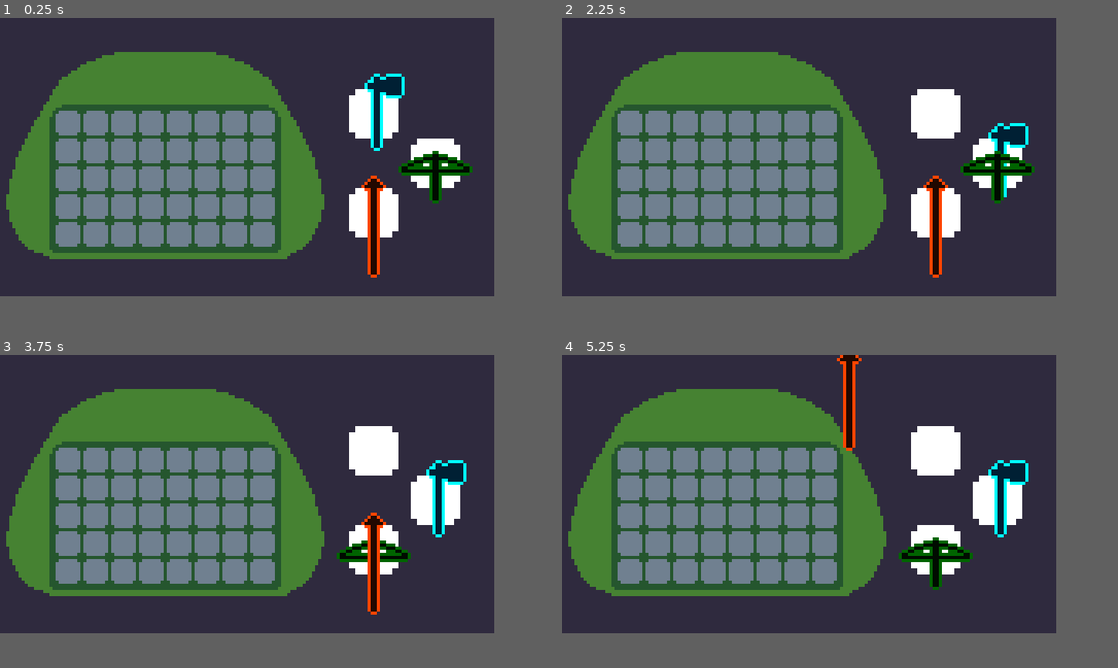
Above: before the commit, frames 1-4 (two rows, left to right).
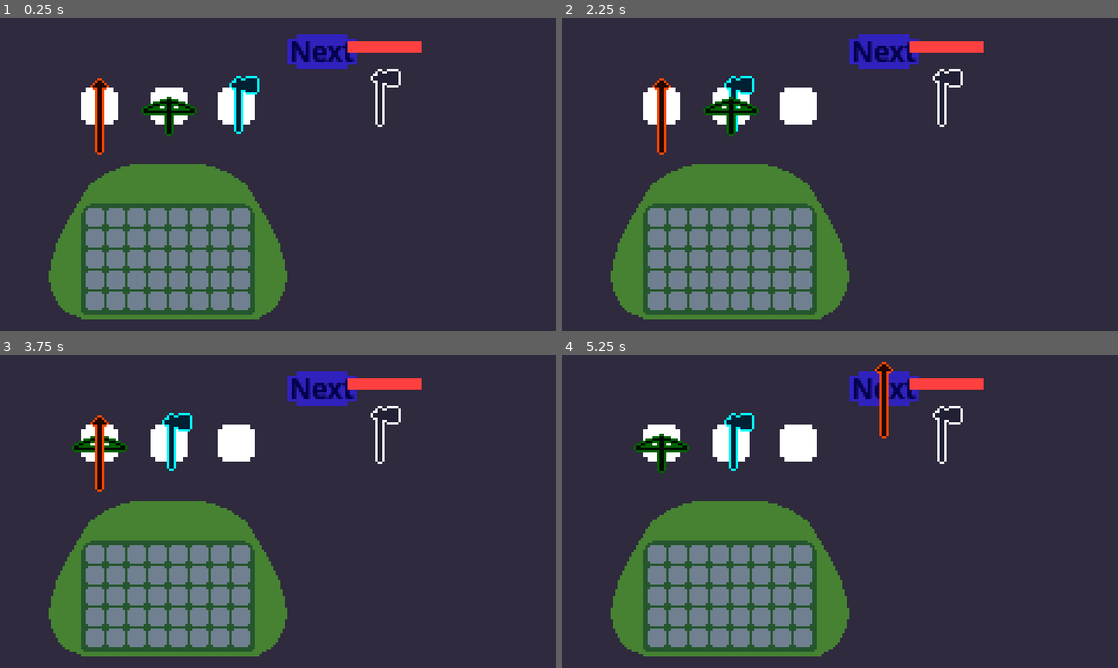
Above: after the commit, the same moments.

Repository: ilasaigues/LD-limited_space
Game: Godot game, scene res://gameplay.tscn
The game is run twice, just before and just after one commit, with the same random seed, the same clock (stepped at 60 frames per second) and the same inputs.
Inputs (mouse positions are in pixels of both pictures, inside the frame that each line leads up to; where the layout moved, square brackets give the same spot in the first picture):
- Up to frame 1 (0.25 s): no input
- Up to frame 2 (2.25 s): click (773, 96) [934, 115] at 0.5 s; click (773, 96) [934, 115] at 1.25 s; click (712, 96) [995, 161] at 2 s
- Up to frame 3 (3.75 s): click (150, 433) [433, 498] at 2.75 s; click (88, 433) [372, 549] at 3.5 s
- Up to frame 4 (5.25 s): click (650, 433) [934, 549] at 4.25 s; click (845, 386) at 5 s, where only the run after the commit has a clickable "Next"
In our replay, the window is 640x360 before the commit and 720x405 after it. These sizes can differ from the game's own. Grey fills any space a smaller window leaves; there, only what the larger window draws over its background counts as a difference.

The runs differ from the first frame. In frame 1, 43% of the frame differs, in the area x 1-85%, y 5-97%; in frame 2, 43%; in frame 3, 43%; in frame 4, 43%, in the area x 1-84%, y 0-97%.

Commit message:
- Changed resolution - Next turn button

Diff:
--- a/Prefabs/EmptyItem.tscn
+++ b/Prefabs/EmptyItem.tscn
@@ -20,10 +20,10 @@
 anchor_top = 0.5
 anchor_right = 0.5
 anchor_bottom = 0.5
-offset_left = -104.0
-offset_top = -69.0
-offset_right = -56.0
-offset_bottom = -21.0
+offset_left = -144.0
+offset_top = -91.5
+offset_right = -96.0
+offset_bottom = -43.5
 grow_horizontal = 2
 grow_vertical = 2
 pivot_offset = Vector2(24, 24)
--- /dev/null
+++ b/Prefabs/fight_character.tscn
@@ -0,0 +1,29 @@
+[gd_scene load_steps=3 format=3 uid="uid://dykyli755m8um"]
+
+[ext_resource type="Texture2D" uid="uid://drwiu7hoqjh1p" path="res://Sprites/axe_atlas.tres" id="1_ijou0"]
+[ext_resource type="Texture2D" uid="uid://bndy55l080dcd" path="res://Sprites/grid_tile_occupied.png" id="2_nn5wq"]
+
+[node name="fightCharacter" type="TextureRect"]
+offset_left = 7.0
+offset_top = 13.0
+offset_right = 55.0
+offset_bottom = 61.0
+texture = ExtResource("1_ijou0")
+
+[node name="TextureRect" type="TextureRect" parent="."]
+modulate = Color(0.25098, 0.25098, 0.25098, 1)
+layout_mode = 0
+offset_left = 10.0
+offset_right = 42.0
+offset_bottom = 5.0
+texture = ExtResource("2_nn5wq")
+expand_mode = 1
+
+[node name="TextureRect2" type="TextureRect" parent="."]
+modulate = Color(1, 0.25098, 0.25098, 1)
+layout_mode = 0
+offset_left = 10.0
+offset_right = 42.0
+offset_bottom = 5.0
+texture = ExtResource("2_nn5wq")
+expand_mode = 1
--- a/Source/GridContainer.gd
+++ b/Source/GridController.gd
@@ -1,5 +1,5 @@
 extends GridContainer
-
+class_name GridController
 @export var rows:int
 @export var all_items:Array[ItemData]
 
@@ -94,9 +94,6 @@
 				storedItems.erase(retrievedItem)
 				selectedItem = retrievedItem
 
-	if Input.is_action_just_pressed("ui_accept"):
-		next_turn()
-
 func next_turn():
 	for item_a in storedItems:
 		for item_b in storedItems:
--- /dev/null
+++ b/Source/NextTurnButton.gd
@@ -0,0 +1,6 @@
+extends TextureButton
+
+@export var grid:GridController
+
+func _pressed():
+	grid.next_turn()
--- /dev/null
+++ b/Source/UnitInstance.gd
@@ -0,0 +1,3 @@
+extends Node
+class_name UnitInstance
+var hp:int
--- a/gameplay.tscn
+++ b/gameplay.tscn
@@ -1,13 +1,21 @@
-[gd_scene load_steps=9 format=3 uid="uid://ho2ujenxy0g"]
+[gd_scene load_steps=12 format=3 uid="uid://ho2ujenxy0g"]
 
-[ext_resource type="Script" path="res://Source/GridContainer.gd" id="1_k6f25"]
 [ext_resource type="Resource" uid="uid://1fow4xlplabs" path="res://WeaponData/wp_data_axe.tres" id="2_ph0j7"]
+[ext_resource type="Script" path="res://Source/GridController.gd" id="2_wslhk"]
 [ext_resource type="Resource" uid="uid://ds4y6j87krucu" path="res://WeaponData/wp_data_crossbow.tres" id="3_xcrk7"]
 [ext_resource type="Resource" uid="uid://bjr3xwvyspfyw" path="res://WeaponData/wp_data_lance.tres" id="4_vaw5x"]
 [ext_resource type="Script" path="res://Source/LootableSlot.gd" id="5_5ct5s"]
 [ext_resource type="Texture2D" uid="uid://b0v5b31f1sryc" path="res://Sprites/Grid_Tile.png" id="5_17v8b"]
 [ext_resource type="Texture2D" uid="uid://bndy55l080dcd" path="res://Sprites/grid_tile_occupied.png" id="6_8w1aq"]
 [ext_resource type="Texture2D" uid="uid://cndeb4s86al7l" path="res://Backpack background.png" id="8_61bnt"]
+[ext_resource type="Script" path="res://Source/NextTurnButton.gd" id="9_lq0h1"]
+[ext_resource type="PackedScene" uid="uid://dykyli755m8um" path="res://Prefabs/fight_character.tscn" id="10_xahc7"]
+
+[sub_resource type="LabelSettings" id="LabelSettings_d5s8q"]
+font_size = 12
+shadow_size = 0
+shadow_color = Color(0, 0, 0, 1)
+shadow_offset = Vector2(0, 0)
 
 [node name="Control" type="Control"]
 layout_mode = 3
@@ -19,32 +27,58 @@
 
 [node name="Sprite2D" type="TextureRect" parent="."]
 layout_mode = 0
-offset_left = -10.0
-offset_top = -22.0
-offset_right = 118.0
-offset_bottom = 106.0
+offset_left = 9.0
+offset_top = 30.0
+offset_right = 137.0
+offset_bottom = 158.0
 texture = ExtResource("8_61bnt")
 
 [node name="GridContainer" type="GridContainer" parent="." node_paths=PackedStringArray("new_item_slots")]
 layout_mode = 0
-offset_left = 22.0
-offset_top = 34.0
-offset_right = 106.0
-offset_bottom = 76.0
+offset_left = 41.0
+offset_top = 86.0
+offset_right = 125.0
+offset_bottom = 128.0
 theme_override_constants/h_separation = 1
 theme_override_constants/v_separation = 1
 columns = 8
-script = ExtResource("1_k6f25")
+script = ExtResource("2_wslhk")
 rows = 5
 all_items = Array[Resource("res://Source/ItemData.gd")]([ExtResource("2_ph0j7"), ExtResource("3_xcrk7"), ExtResource("4_vaw5x")])
-new_item_slots = [NodePath("../NewWeaponSlot"), NodePath("../NewWeaponSlot2"), NodePath("../NewWeaponSlot3")]
+new_item_slots = [NodePath("../lootNodes/NewWeaponSlot"), NodePath("../lootNodes/NewWeaponSlot2"), NodePath("../lootNodes/NewWeaponSlot3")]
 
-[node name="NewWeaponSlot" type="TextureButton" parent="."]
+[node name="next_turn_button" type="TextureButton" parent="." node_paths=PackedStringArray("grid")]
+modulate = Color(0.188235, 0.133333, 0.741176, 1)
 layout_mode = 0
-offset_left = 113.0
-offset_top = 23.0
-offset_right = 129.0
-offset_bottom = 39.0
+offset_left = 124.0
+offset_top = 7.0
+offset_right = 154.0
+offset_bottom = 22.0
+texture_normal = ExtResource("5_17v8b")
+texture_pressed = ExtResource("6_8w1aq")
+stretch_mode = 0
+script = ExtResource("9_lq0h1")
+grid = NodePath("../GridContainer")
+
+[node name="Label" type="Label" parent="next_turn_button"]
+modulate = Color(0, 0, 0.443137, 1)
+layout_mode = 0
+offset_left = 1.0
+offset_top = -1.0
+offset_right = 25.0
+offset_bottom = 16.0
+text = "Next"
+label_settings = SubResource("LabelSettings_d5s8q")
+
+[node name="lootNodes" type="Control" parent="."]
+anchors_preset = 0
+
+[node name="NewWeaponSlot" type="TextureButton" parent="lootNodes"]
+layout_mode = 0
+offset_left = 94.0
+offset_top = 30.0
+offset_right = 110.0
+offset_bottom = 46.0
 mouse_default_cursor_shape = 2
 action_mode = 0
 texture_normal = ExtResource("5_17v8b")
@@ -53,12 +87,12 @@
 stretch_mode = 4
 script = ExtResource("5_5ct5s")
 
-[node name="NewWeaponSlot2" type="TextureButton" parent="."]
+[node name="NewWeaponSlot2" type="TextureButton" parent="lootNodes"]
 layout_mode = 0
-offset_left = 133.0
-offset_top = 39.0
-offset_right = 149.0
-offset_bottom = 55.0
+offset_left = 65.0
+offset_top = 30.0
+offset_right = 81.0
+offset_bottom = 46.0
 mouse_default_cursor_shape = 2
 action_mode = 0
 texture_normal = ExtResource("5_17v8b")
@@ -67,12 +101,12 @@
 stretch_mode = 4
 script = ExtResource("5_5ct5s")
 
-[node name="NewWeaponSlot3" type="TextureButton" parent="."]
+[node name="NewWeaponSlot3" type="TextureButton" parent="lootNodes"]
 layout_mode = 0
-offset_left = 113.0
-offset_top = 55.0
-offset_right = 129.0
-offset_bottom = 71.0
+offset_left = 35.0
+offset_top = 30.0
+offset_right = 51.0
+offset_bottom = 46.0
 mouse_default_cursor_shape = 2
 action_mode = 0
 texture_normal = ExtResource("5_17v8b")
@@ -80,3 +114,16 @@
 ignore_texture_size = true
 stretch_mode = 4
 script = ExtResource("5_5ct5s")
+
+[node name="Combat" type="Control" parent="."]
+anchors_preset = 0
+offset_left = 135.0
+offset_right = 240.0
+offset_bottom = 135.0
+
+[node name="fightCharacter" parent="Combat" instance=ExtResource("10_xahc7")]
+layout_mode = 0
+offset_left = 5.0
+offset_top = 10.0
+offset_right = 53.0
+offset_bottom = 58.0
--- a/project.godot
+++ b/project.godot
@@ -17,8 +17,8 @@
 
 [display]
 
-window/size/viewport_width=160
-window/size/viewport_height=90
+window/size/viewport_width=240
+window/size/viewport_height=135
 window/size/resizable=false
 window/size/window_width_override=1280
 window/size/window_height_override=720
